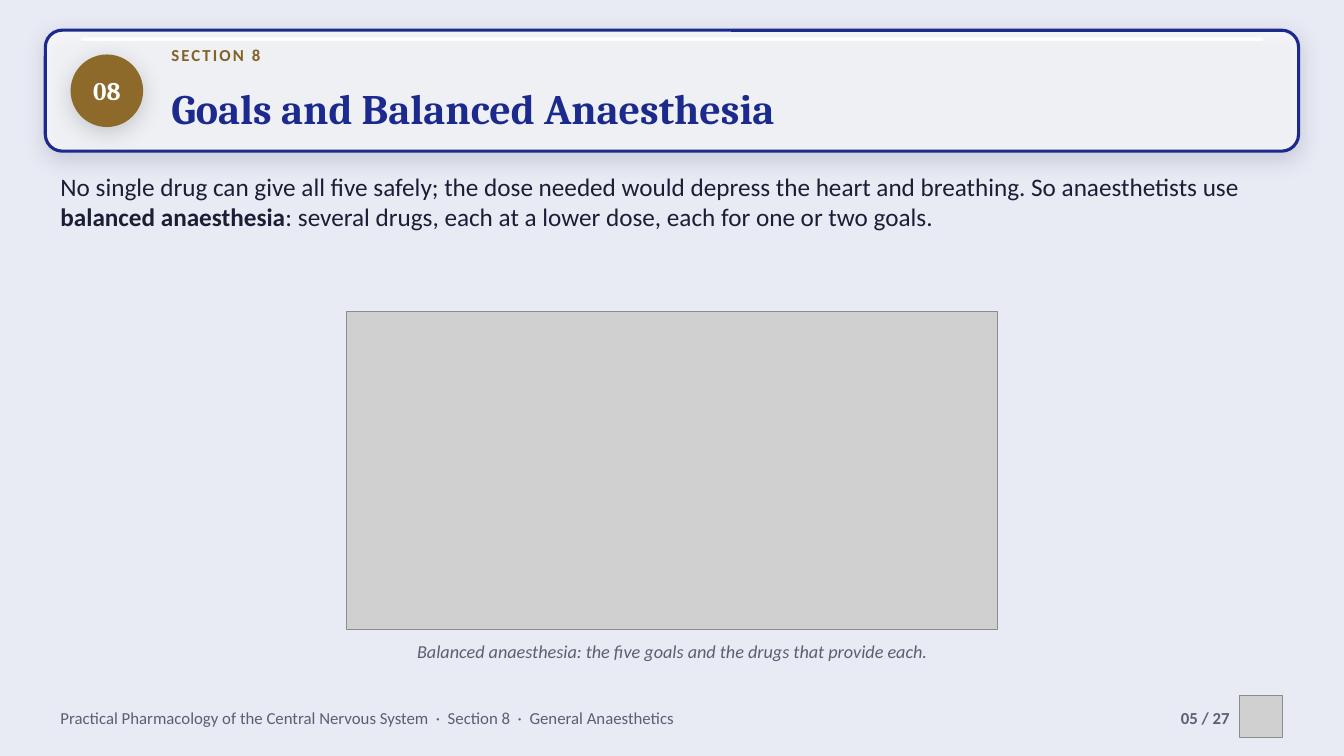
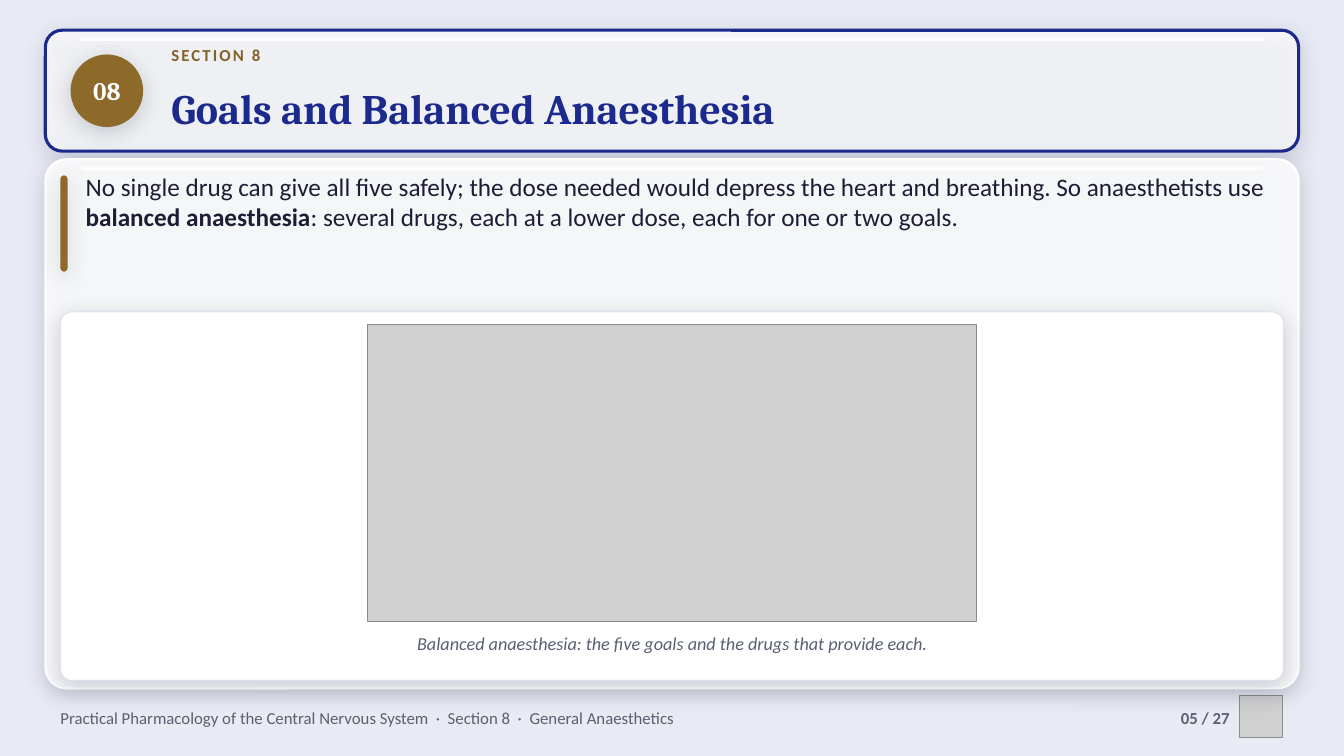
Before and after one commit to drrefaat18-ops/yasser, a slide deck: slide 5 of projects/cns-pharmacology-practical/slides/ch08-general-anaesthetics.pptx. Drawn at 1344x756 pixels with LibreOffice and Linux fonts; fonts in the diff are those of the drawing; grey boxes stand for pictures; background and template pictures are left out. Boxes give left, top, right and bottom in pixels: in the first picture for what was removed or moved away, otherwise in the second. Text is boxed around its words. In the diff, an @@ line names an element or a change of style, - is before the commit and + after.

```diff
--- a/projects/cns-pharmacology-practical/slides/ch08-general-anaesthetics.pptx
+++ b/projects/cns-pharmacology-practical/slides/ch08-general-anaesthetics.pptx
@@ rounded rectangle added at <box>45,159,1299,689</box>, fill #FFFFFF at 84% opacity, outline #FFFFFF 1.5 pt @@
@@ rounded rectangle added at <box>60,175,68,271</box>, fill #8D6A2A @@
@@ rounded rectangle added at <box>81,166,1263,170</box>, fill #FFFFFF at 85% opacity @@
@@ text "No single drug can give ...": place and size @@
-text "No single drug can give ..." at <box>60,178,1239,231</box>
+text "No single drug can give ..." at <box>86,178,1264,231</box>
@@ rounded rectangle added at <box>60,313,1284,681</box>, fill #FFFFFF, outline #DDDFEE 0.75 pt @@
@@ picture: place and size @@
-picture at <box>347,313,997,630</box>
+picture at <box>368,324,977,621</box>
@@ text "Balanced anaesthesia: the five goals ...": place and size @@
-text "Balanced anaesthesia: the five goals ..." at <box>417,645,927,661</box>
+text "Balanced anaesthesia: the five goals ..." at <box>417,637,927,653</box>
```
Also in this commit, not shown: 24 other slides changed, 10 other files.
